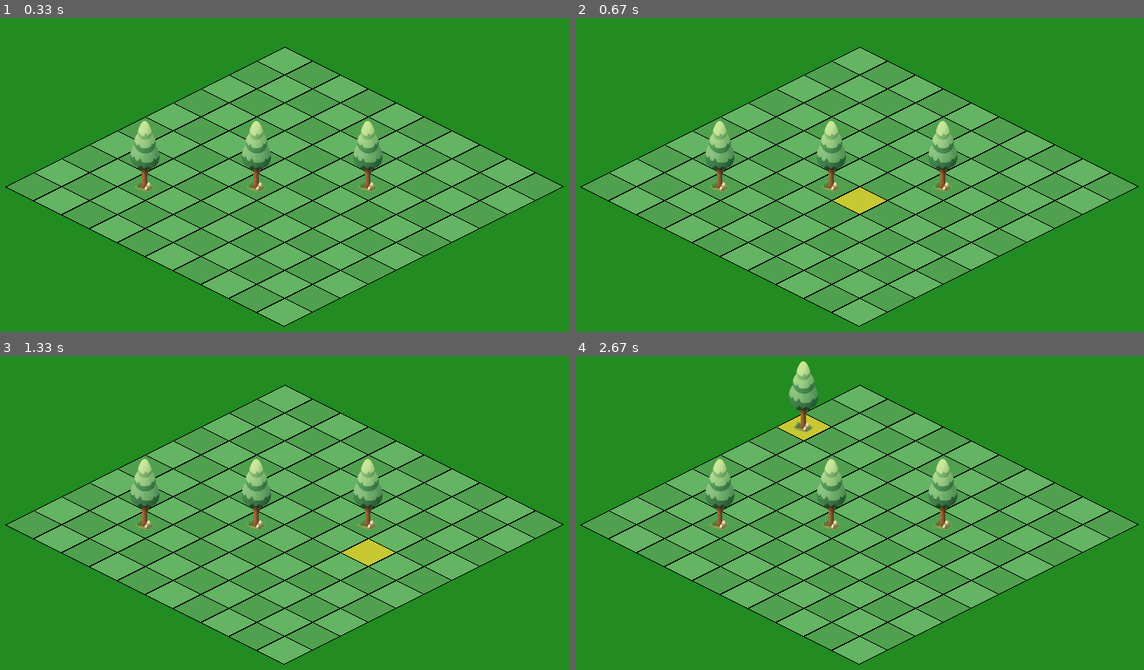
Above: before the commit, frames 1-4 (two rows, left to right).
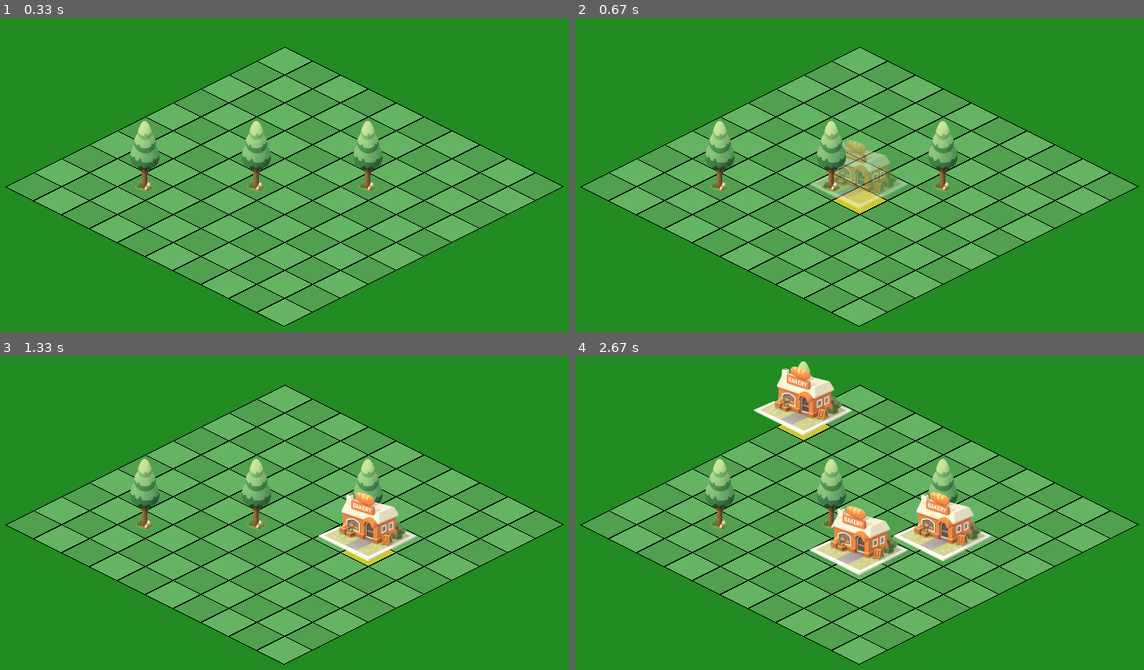
Above: after the commit, the same moments.

Repository: tdimnet/learn-pygame-by-doing
Game: pygame game, started from v2/app.py
The game is run twice, just before and just after one commit, with the same random seed, the same clock (stepped at 60 frames per second) and the same inputs.
Inputs (mouse positions are in pixels of both pictures, inside the frame that each line leads up to):
- Up to frame 1 (0.33 s): no input
- Up to frame 2 (0.67 s): hold B from 0.33 s (still down); move the mouse to (831, 215) at 0.37 s
- Up to frame 3 (1.33 s): release B at 0.8 s; click (352, 644) at 0.88 s; click (364, 575) at 1.22 s
- Up to frame 4 (2.67 s): click (694, 425) at 1.55 s; tap B at 1.9, 2.2 s; click (870, 585) at 1.92 s; tap T at 1.98 s; click (762, 421) at 2.38 s

Frame 1 is identical in both runs. In frame 2, 1.7% of the frame differs, in the area x 41-59%, y 38-61%; in frame 3, 2.0%; in frame 4, 6.0%, in the area x 31-74%, y 3-70%.

Commit message:
Add bakery sprite

Diff:
--- a/v2/app.py
+++ b/v2/app.py
@@ -77,6 +77,7 @@
     placing_tree = False
     placing_house = False
     placing_shop = False
+    placing_bakery = False
 
     tree_sprite = pygame.image.load("./assets/tree.png").convert_alpha()
     tree_sprite = pygame.transform.smoothscale(tree_sprite, (64, 128))
@@ -87,6 +88,10 @@
 
     shop_sprite = pygame.image.load("./assets/shop.png").convert_alpha()
     shop_sprite = pygame.transform.smoothscale(shop_sprite,
+                                                (128, 128))
+
+    bakery_sprite = pygame.image.load("./assets/bakery.png").convert_alpha()
+    bakery_sprite = pygame.transform.smoothscale(bakery_sprite,
                                                 (128, 128))
 
     iso_cache = {}
@@ -99,10 +104,9 @@
         (6, 3),
         (2, 7)
     ]
-
     houses = []
-
     shops = []
+    bakeries = []
 
 
     running = True
@@ -127,6 +131,9 @@
                 if event.key == pygame.K_s:
                     placing_shop = not placing_shop
 
+                if event.key == pygame.K_b:
+                    placing_bakery = not placing_bakery
+
             if event.type == pygame.MOUSEBUTTONDOWN and placing_tree:
                 gx, gy = screen_to_grid(mx, my, offset)
 
@@ -147,6 +154,13 @@
                 if 0 <= gx < GRID_WIDTH and 0 <= gy < GRID_HEIGHT:
                     shops.append((gx, gy))
                     placing_shop = False
+
+            if event.type == pygame.MOUSEBUTTONDOWN and placing_bakery:
+                gx, gy = screen_to_grid(mx, my, offset)
+
+                if 0 <= gx < GRID_WIDTH and 0 <= gy < GRID_HEIGHT:
+                    bakeries.append((gx, gy))
+                    placing_bakery = False
 
         # Idle economy update
 
@@ -211,6 +225,19 @@
                 ghost.set_alpha(120)
                 screen.blit(ghost, ghost_rect)
 
+        if placing_bakery:
+            gx, gy = screen_to_grid(mx, my, offset)
+
+            if (gx, gy) in iso_cache:
+                iso_x, iso_y = iso_cache[(gx, gy)]
+                px = iso_x + offset[0]
+                py = iso_y + offset[1] + TILE_HEIGHT
+
+                ghost_rect = bakery_sprite.get_rect(midbottom=(px, py))
+                ghost = bakery_sprite.copy()
+                ghost.set_alpha(120)
+                screen.blit(ghost, ghost_rect)
+
         for gx, gy in sorted(trees, key=lambda t: t[0] + t[1]):
             iso_x, iso_y = iso_cache[(gx, gy)]
             px = iso_x + offset[0]
@@ -235,6 +262,14 @@
             sprite_rect = shop_sprite.get_rect(midbottom=(px, py))
             screen.blit(shop_sprite, sprite_rect)
 
+        for gx, gy in sorted(bakeries, key=lambda t: t[0] + t[1]):
+            iso_x, iso_y = iso_cache[(gx, gy)]
+            px = iso_x + offset[0]
+            py = iso_y + offset[1] + TILE_HEIGHT
+
+            sprite_rect = bakery_sprite.get_rect(midbottom=(px, py))
+            screen.blit(bakery_sprite, sprite_rect)
+
         pygame.display.flip()
 
     pygame.quit()
Binary file added: v2/assets/bakery.png
